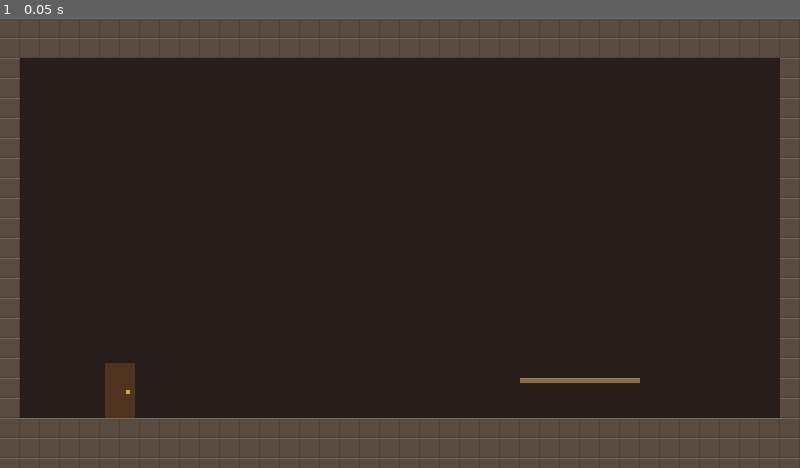
Above: before the commit, frame 1.
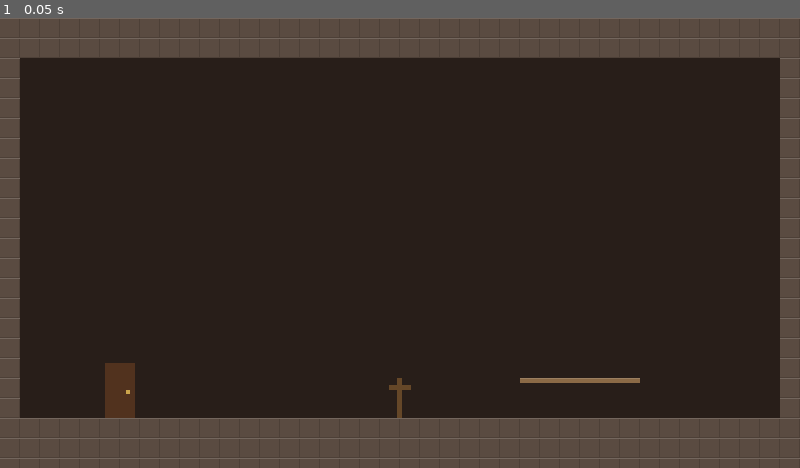
Above: after the commit, the same moment.

Repository: yuriisytnyk1996/The-Last-Sich
Game: Godot game, scene res://levels/rooms/test_house.tscn
The game is run twice, just before and just after one commit, with the same random seed, the same clock (stepped at 60 frames per second) and the same inputs. This scene is started directly instead of the project's main scene.
Inputs:
- Up to frame 1 (0.05 s): no input

The runs differ from the first frame. In frame 1, less than 0.1% of the frame differs, in the area x 48-52%, y 80-89%.

Commit message:
feat(rooms): add rest points that heal and set the respawn
Pressing up at a RestPoint heals the player to full, resets the room's
enemies and emits Events.rested. World remembers the last one used (room
and node path) and, on death, reloads its room and respawns the player
on it; before any rest, the current room respawns the player as before.
World now owns death handling and runs room changes and rest respawns
through one fade transition. The used rest point shows a flame. The test
house gets one.

Diff:
--- a/autoload/events.gd
+++ b/autoload/events.gd
@@ -18,6 +18,10 @@
 @warning_ignore("unused_signal")
 signal player_health_changed(current: int, maximum: int)
 
+## The player used a rest point. The world makes it the respawn point.
+@warning_ignore("unused_signal")
+signal rested(rest_point: Node2D)
+
 ## The player walked through a `RoomExit`. The world fades out, loads
 ## `room_path` and places the player at the exit named `exit_name` there.
 @warning_ignore("unused_signal")
--- /dev/null
+++ b/levels/objects/rest_point.gd
@@ -0,0 +1,32 @@
+class_name RestPoint
+extends InteractionArea
+## A checkpoint. Pressing up here heals the player to full, resets the
+## enemies in the room and makes this the place the player comes back to
+## after dying, even from another room.
+##
+## The world remembers the last rest point used (`Events.rested`) and
+## lights it whenever its room is loaded.
+
+@onready var flame: CanvasItem = $Visual/Flame
+
+
+func _ready() -> void:
+	super()
+	set_lit(false)
+	Events.rested.connect(_on_rested)
+
+
+func set_lit(lit: bool) -> void:
+	flame.visible = lit
+
+
+func _activate(player: Node2D) -> void:
+	var resting := player as Player
+	resting.health.reset()
+	resting.velocity.x = 0.0
+	get_tree().call_group(&"enemies", &"reset")
+	Events.rested.emit(self)
+
+
+func _on_rested(rest_point: Node2D) -> void:
+	set_lit(rest_point == self)
--- /dev/null
+++ b/levels/objects/rest_point.tscn
@@ -0,0 +1,47 @@
+[gd_scene format=3]
+
+[ext_resource type="Script" path="res://levels/objects/rest_point.gd" id="1_rest"]
+
+[sub_resource type="RectangleShape2D" id="shape_rest"]
+size = Vector2(24, 40)
+
+[node name="RestPoint" type="Area2D"]
+collision_layer = 0
+collision_mask = 2
+monitorable = false
+script = ExtResource("1_rest")
+press_up = true
+
+[node name="Shape" type="CollisionShape2D" parent="."]
+position = Vector2(0, -20)
+shape = SubResource("shape_rest")
+
+[node name="Visual" type="Node2D" parent="."]
+
+[node name="Post" type="ColorRect" parent="Visual"]
+offset_left = -2.0
+offset_top = -32.0
+offset_right = 2.0
+mouse_filter = 2
+color = Color(0.4, 0.28, 0.16, 1)
+
+[node name="Bar" type="ColorRect" parent="Visual"]
+offset_left = -9.0
+offset_top = -26.0
+offset_right = 9.0
+offset_bottom = -22.0
+mouse_filter = 2
+color = Color(0.4, 0.28, 0.16, 1)
+
+[node name="Flame" type="ColorRect" parent="Visual"]
+offset_left = -2.0
+offset_top = -40.0
+offset_right = 2.0
+offset_bottom = -33.0
+mouse_filter = 2
+color = Color(1, 0.7, 0.25, 1)
+
+[node name="Prompt" type="Polygon2D" parent="."]
+position = Vector2(0, -50)
+color = Color(0.95, 0.92, 0.8, 1)
+polygon = PackedVector2Array(-4, 3, 4, 3, 0, -3)
--- a/levels/room.gd
+++ b/levels/room.gd
@@ -3,7 +3,8 @@
 ## A level room: camera bounds, pits, exits and respawning.
 ##
 ## The `World` scene owns the player and calls `enter()` after adding the
-## room. When the player dies, they respawn where they entered this room
+## room. When the player dies and no rest point has been used, the world
+## calls `respawn_player()`: they come back where they entered this room
 ## and every enemy in it resets.
 
 ## The playable area. The camera never shows anything outside it.
@@ -20,7 +21,6 @@
 func _ready() -> void:
 	if kill_zone:
 		kill_zone.body_entered.connect(_on_kill_zone_body_entered)
-	Events.player_died.connect(_on_player_died)
 
 
 ## Hands the player to this room and places them: at the exit named
@@ -56,8 +56,6 @@
 		(body as Enemy).health.kill.call_deferred()
 
 
-func _on_player_died() -> void:
-	if player == null:
-		return
+func respawn_player() -> void:
 	player.respawn(_respawn_position)
 	get_tree().call_group(&"enemies", &"reset")
--- a/levels/rooms/test_house.tscn
+++ b/levels/rooms/test_house.tscn
@@ -3,6 +3,7 @@
 [ext_resource type="Script" path="res://levels/room.gd" id="1_room"]
 [ext_resource type="TileSet" path="res://levels/terrain/terrain.tres" id="2_terrain"]
 [ext_resource type="PackedScene" path="res://levels/objects/door.tscn" id="3_door"]
+[ext_resource type="PackedScene" path="res://levels/objects/rest_point.tscn" id="4_rest"]
 
 [node name="TestHouse" type="Node2D"]
 script = ExtResource("1_room")
@@ -21,6 +22,9 @@
 [node name="SpawnPoint" type="Marker2D" parent="."]
 position = Vector2(96, 320)
 
+[node name="RestPoint" parent="." instance=ExtResource("4_rest")]
+position = Vector2(320, 320)
+
 [node name="Exits" type="Node2D" parent="."]
 
 [node name="Door" parent="Exits" instance=ExtResource("3_door")]
--- a/levels/world.gd
+++ b/levels/world.gd
@@ -1,15 +1,21 @@
 class_name World
 extends Node2D
-## The main scene. Owns the player, the HUD and the current room, and
-## swaps rooms when the player goes through a `RoomExit`.
+## The main scene. Owns the player, the HUD and the current room, swaps
+## rooms when the player goes through a `RoomExit`, and brings the player
+## back after death.
 ##
 ## The player lives here rather than in each room, so health and state
-## carry over between rooms.
+## carry over between rooms. After a rest point has been used, death
+## respawns the player there, loading its room if needed. Before that, the
+## current room respawns them where they entered it.
 
 @export_file("*.tscn") var start_room := "res://levels/rooms/test_room.tscn"
 
 var room: Room
 var _changing := false
+## The last rest point used: its room and its path inside that room.
+var _rest_room := ""
+var _rest_path: NodePath
 
 @onready var room_holder: Node2D = $RoomHolder
 @onready var player: Player = $Player
@@ -18,18 +24,37 @@
 
 func _ready() -> void:
 	Events.room_change_requested.connect(_on_room_change_requested)
+	Events.rested.connect(_on_rested)
+	Events.player_died.connect(_on_player_died)
 	_load_room(start_room, &"")
 
 
 func _on_room_change_requested(room_path: String, exit_name: StringName) -> void:
+	_transition(_load_room.bind(room_path, exit_name))
+
+
+func _on_rested(rest_point: Node2D) -> void:
+	_rest_room = room.scene_file_path
+	_rest_path = room.get_path_to(rest_point)
+
+
+func _on_player_died() -> void:
+	if _rest_room == "":
+		room.respawn_player()
+	else:
+		_transition(_respawn_at_rest_point)
+
+
+## Freezes everything and fades to black, runs `change`, then fades back
+## in. Nothing can hit the player while the screen is dark, and the player
+## keeps their velocity and state. Requests during a transition are ignored.
+func _transition(change: Callable) -> void:
 	if _changing:
 		return
 	_changing = true
-	# Freeze everything, so nothing hits the player while the screen is dark.
-	# The player keeps their velocity and state and carries on afterwards.
 	get_tree().paused = true
 	await fade.fade_out()
-	_load_room(room_path, exit_name)
+	change.call()
 	get_tree().paused = false
 	await fade.fade_in()
 	_changing = false
@@ -43,3 +68,19 @@
 	room_holder.add_child(room)
 	room.enter(player, exit_name)
 	player.camera.reset_smoothing.call_deferred()
+	var rest_point := _current_rest_point()
+	if rest_point:
+		rest_point.set_lit(true)
+
+
+## Always reloads the room, so its enemies start fresh.
+func _respawn_at_rest_point() -> void:
+	_load_room(_rest_room, &"")
+	player.respawn(_current_rest_point().global_position)
+
+
+## The last rest point used, if it is in the current room.
+func _current_rest_point() -> RestPoint:
+	if room.scene_file_path != _rest_room:
+		return null
+	return room.get_node_or_null(_rest_path) as RestPoint
Not shown, added: levels/objects/rest_point.gd.uid
Not shown, changed: docs/.vitepress/config.mts
Not shown, changed: docs/architecture/events.md
Not shown, changed: docs/guide/project-structure.md
Not shown, changed: docs/roadmap.md
Not shown, changed: docs/systems/player.md
Not shown, added: docs/systems/rest-points.md
Not shown, changed: docs/systems/rooms.md
